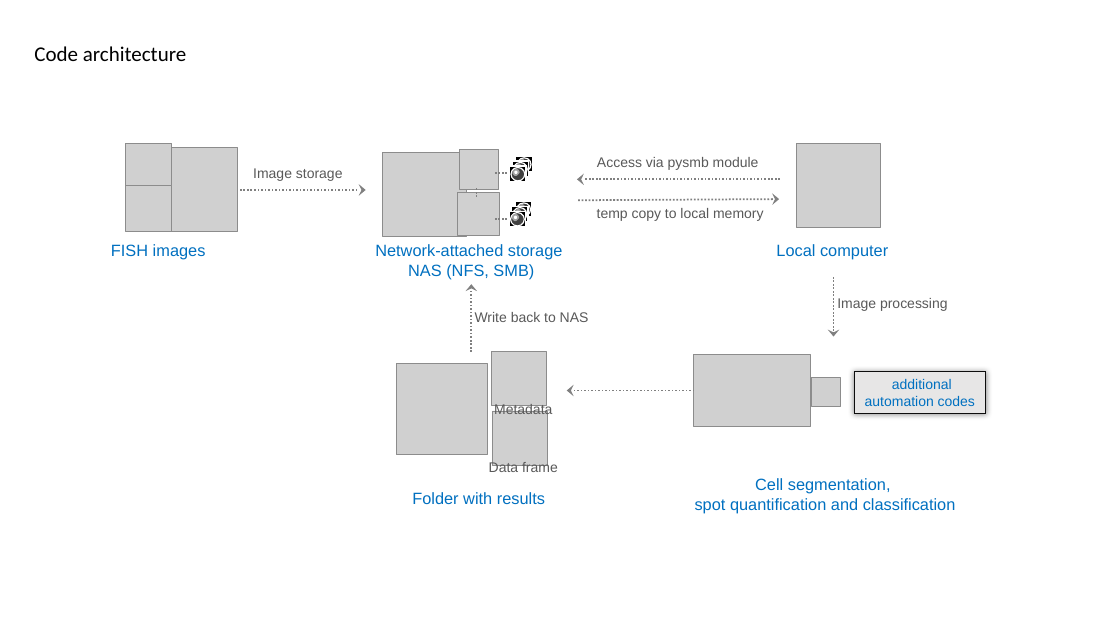
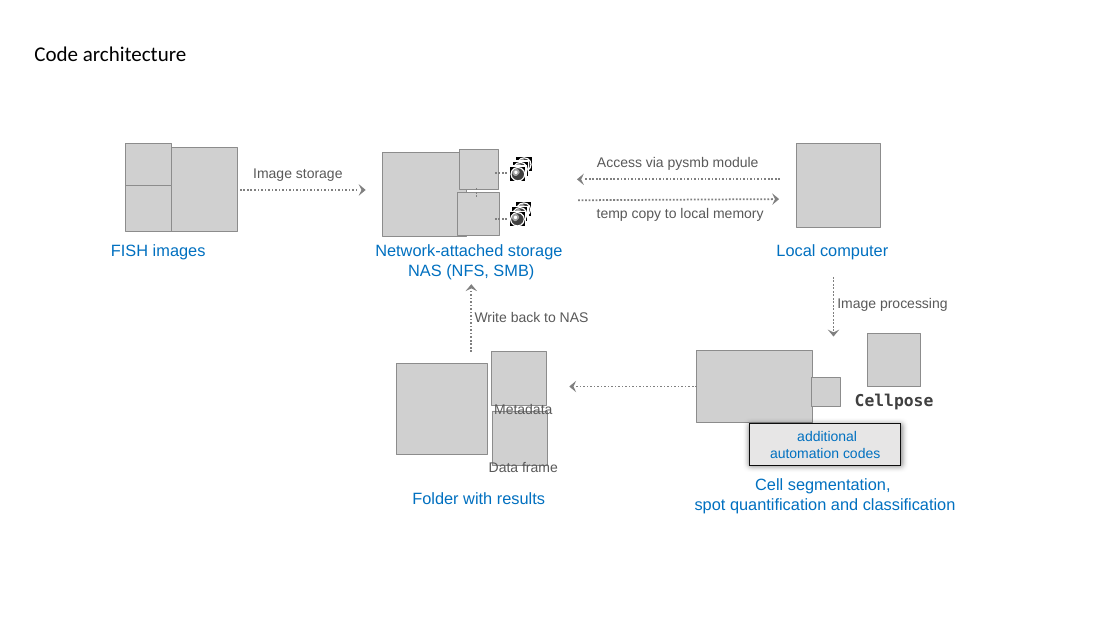
Before and after one commit to MunskyGroup/FISH_Processing, a slide deck: slide 1 of docs/code_architecture.pptx. Drawn at 1120x630 pixels with LibreOffice and Linux fonts; fonts in the diff are those of the drawing; grey boxes stand for pictures; background and template pictures are left out. Boxes give left, top, right and bottom in pixels: in the first picture for what was removed or moved away, otherwise in the second. Text is boxed around its words. In the diff, an @@ line names an element or a change of style, - is before the commit and + after.

```diff
--- a/docs/code_architecture.pptx
+++ b/docs/code_architecture.pptx
@@ picture: place and size @@
-picture at bbox=[694, 355, 811, 427]
+picture at bbox=[697, 350, 813, 423]
@@ picture added at bbox=[868, 334, 922, 387] @@
@@ arrow moved from (694, 391) - (567, 391) to (697, 386) - (570, 386) @@
@@ text added at bbox=[855, 393, 934, 410], 14 pt, text #404040, bold @@
+Cellpose
@@ rectangle "additional automation codes": place and size @@
-rectangle "additional automation codes" at bbox=[854, 371, 986, 413]
+rectangle "additional automation codes" at bbox=[750, 423, 902, 465]
```
Also in this commit, not shown: 1 other file.
